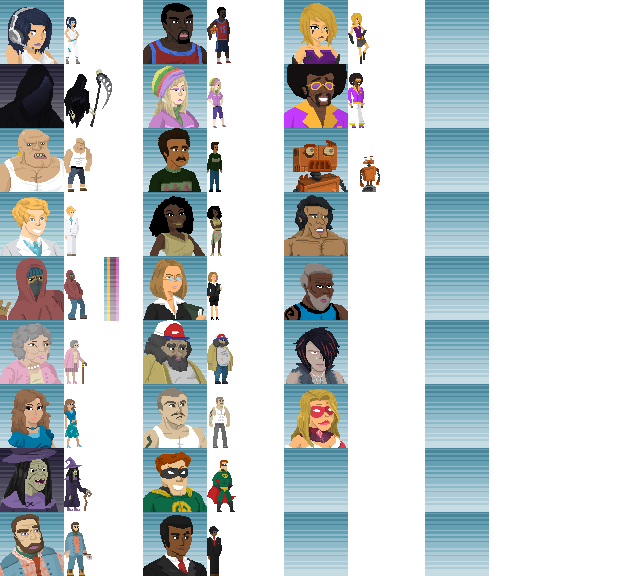
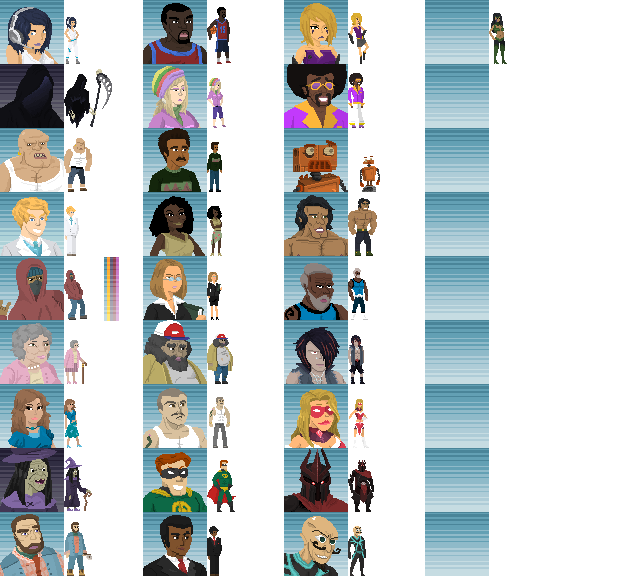
Layers edited between the first and the second 622 × 576 image:
removed layer "Layer 1" over [331, 413, 334, 425]
painted on "Layer 0" over [284, 13, 507, 576]
